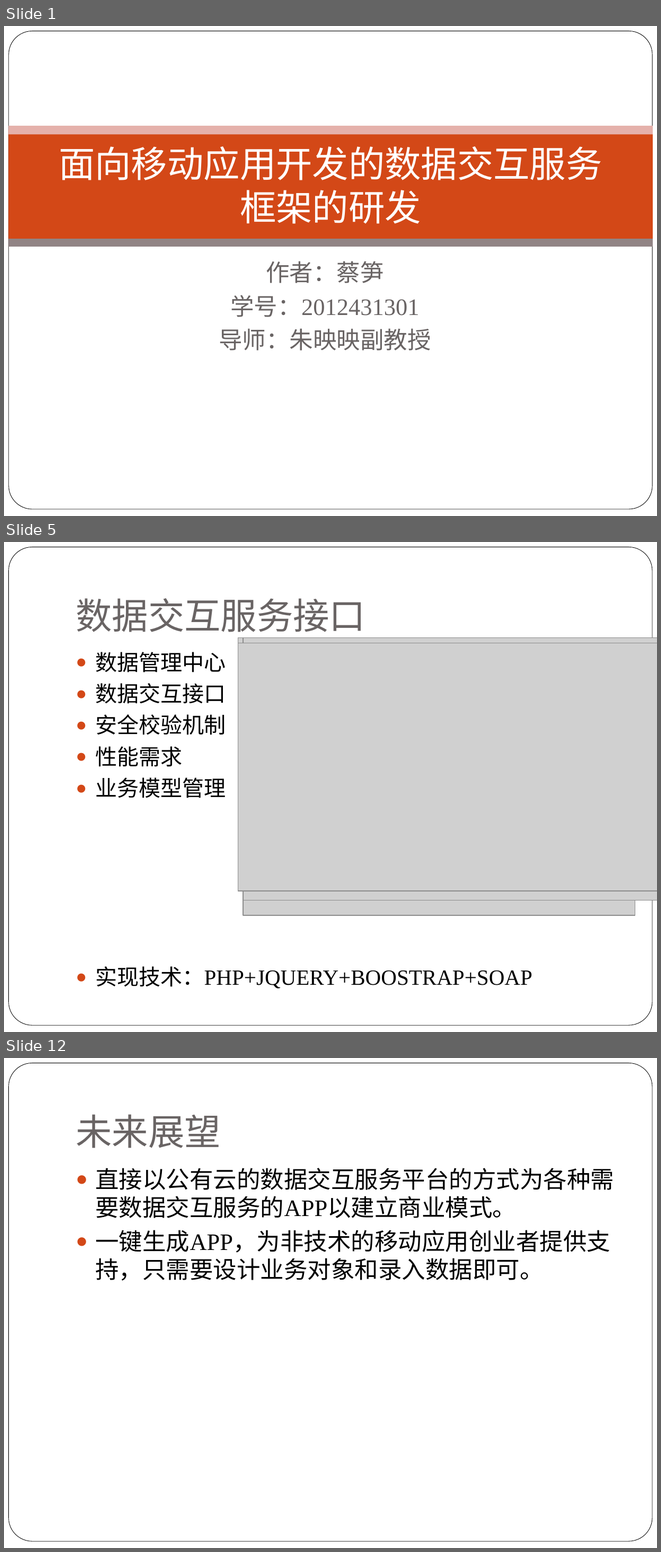
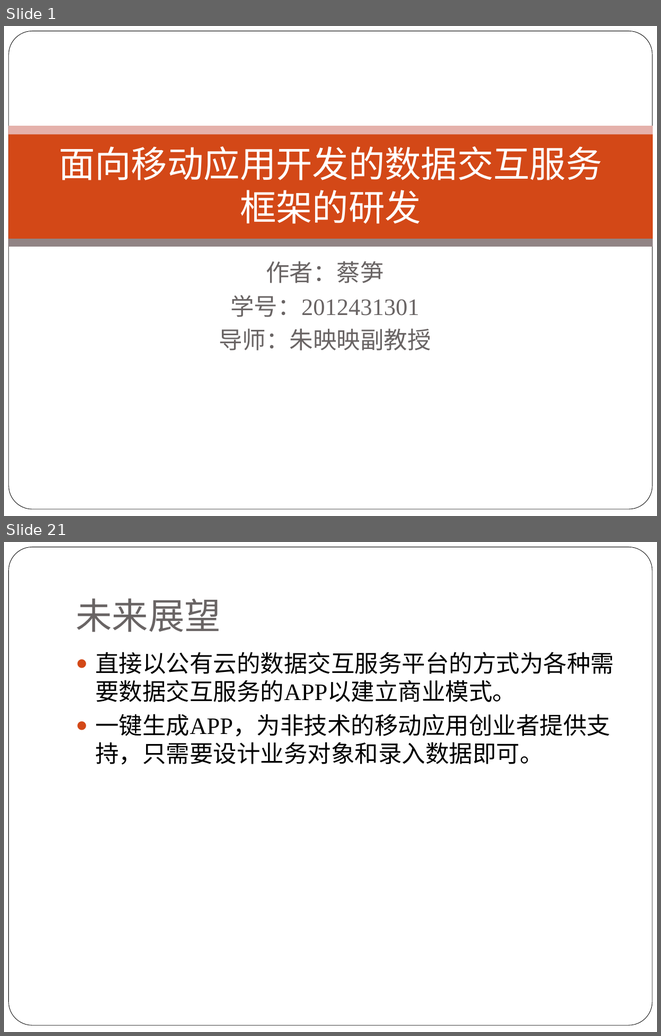
Before and after one commit to alucard263096/MyPaper, a slide deck: 论文PPT.pptx. Shown one above the other, each under a label of ours: slides 1, 5 and 12 before the commit, slides 1 and 21 after it; the slides between them are not shown. The pictures are 661x1552 and 661x1036 pixels, drawn with LibreOffice and Linux fonts; fonts in the diff are those of the drawing; grey boxes stand for pictures; background and template pictures are left out. Boxes give left, top, right and bottom in pixels: in the first picture for what was removed or moved away, otherwise in the second. Text is boxed around its words. In the diff, an @@ line names an element or a change of style, - is before the commit and + after.

```diff
--- a/论文PPT.pptx
+++ b/论文PPT.pptx
@@ slide 5 removed at box(4, 542, 657, 1032), background #FFFFFF; not listed: 1 template element that a slide beside it also shows @@
@@ title removed at box(76, 598, 365, 638) @@
-数据交互服务接口
@@ text removed at box(95, 652, 532, 988) @@
-● 数据管理中心
-● 数据交互接口
-● 安全校验机制
-● 性能需求
-● 业务模型管理
-● 实现技术：PHP+JQUERY+BOOSTRAP+SOAP
@@ picture removed at box(238, 638, 462, 761) @@
@@ picture removed at box(238, 643, 657, 891) @@
@@ picture removed at box(243, 638, 657, 900) @@
@@ picture removed at box(243, 771, 635, 915) @@
@@ what was slide 12 is now slide 21 @@
```
Also in this commit, not shown: 5 slides changed, 14 slides added, 4 other slides removed.
